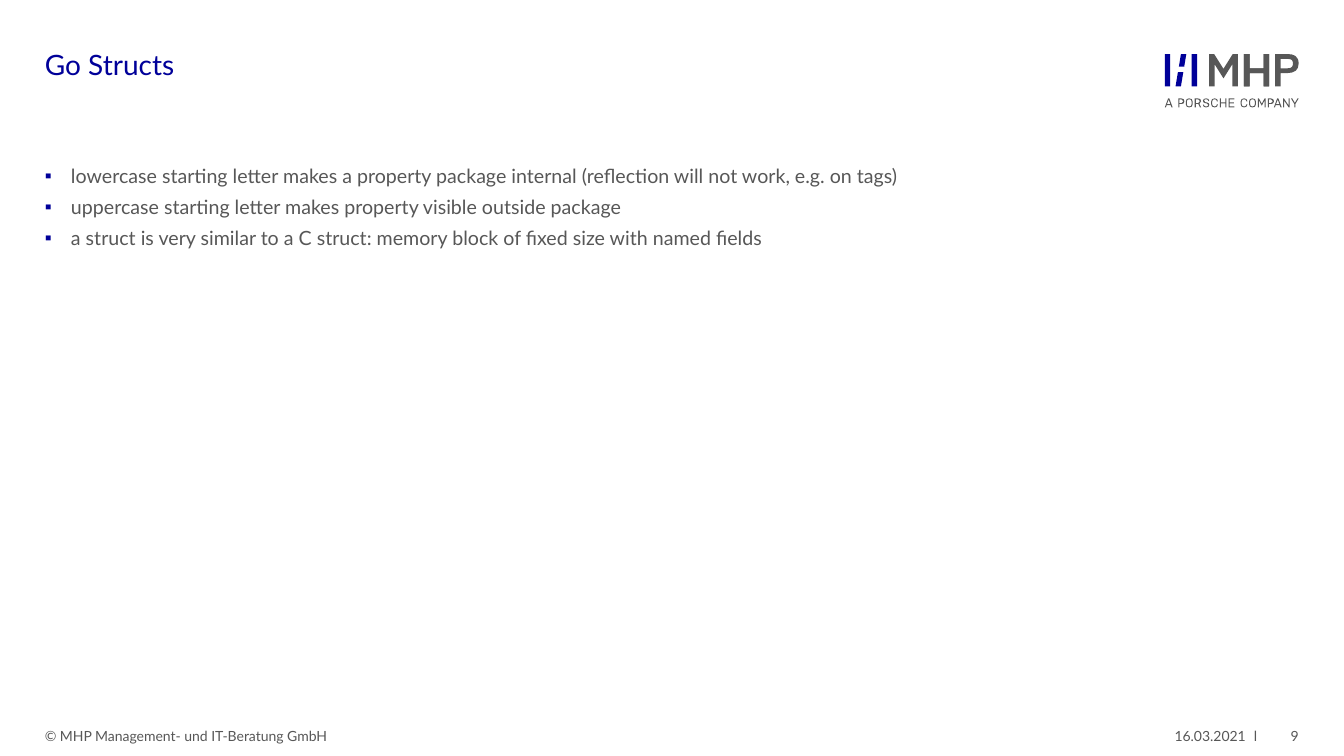
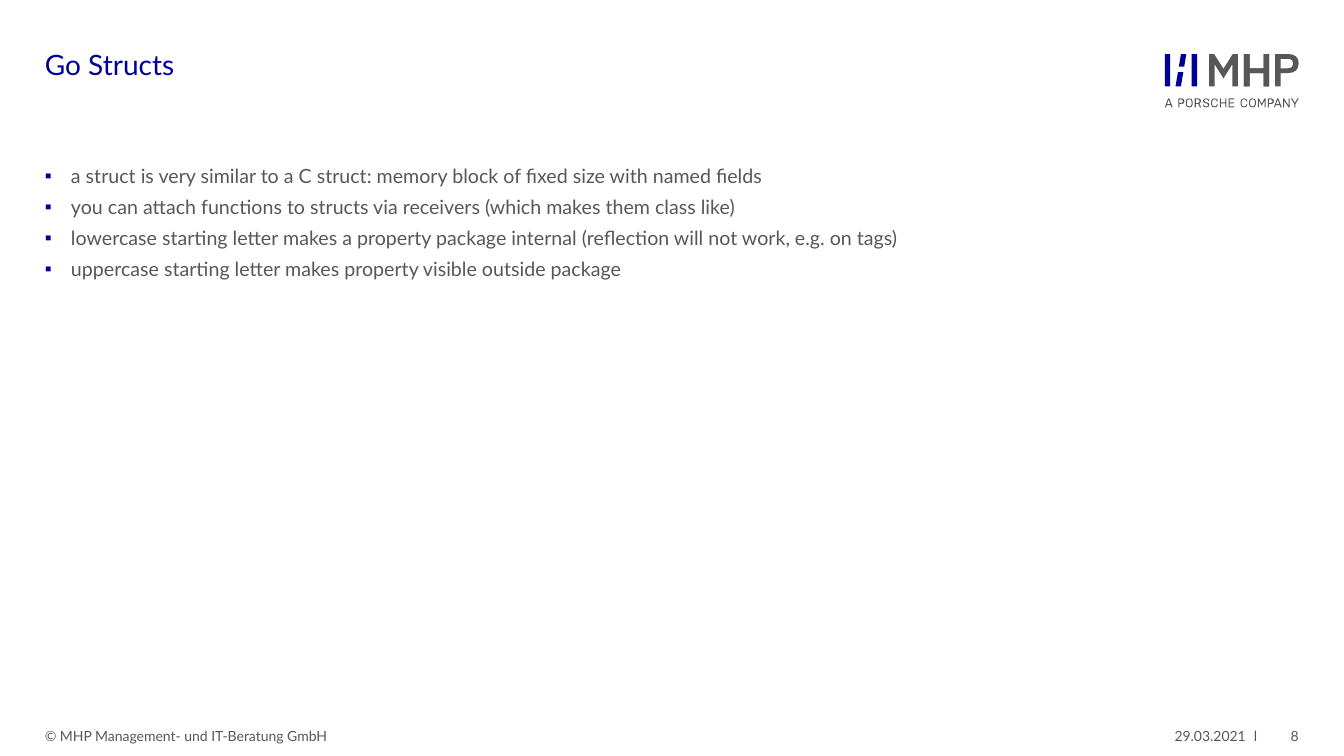
Before and after one commit to Useurmind/tut-microservice-basics, a slide deck: slide 8 of slides.pptx (slide 9 before the commit). Drawn at 1344x756 pixels with LibreOffice and Linux fonts; fonts in the diff are those of the drawing. Boxes give left, top, right and bottom in pixels: in the first picture for what was removed or moved away, otherwise in the second. Text is boxed around its words. In the diff, an @@ line names an element or a change of style, - is before the commit and + after.

Commit message:
last changes to slides

```diff
--- a/slides.pptx
+++ b/slides.pptx
@@ text at (71, 168, 762, 218): paragraphs added @@
+  ▪ a struct is very similar to a C struct: memory block of fixed size with named fields
+  ▪ you can attach functions to structs via receivers (which makes them class like)
@@ text at (71, 230, 762, 249): paragraph removed @@
-  ▪ a struct is very similar to a C struct: memory block of fixed size with named fields
@@ text at (1175, 731, 1246, 741): text changed @@
-16.03.2021
+29.03.2021
@@ page number at (1291, 731, 1299, 741): text changed @@
-9
+8
```
Also in this commit, not shown: 14 other slides changed, 1 slide removed.
